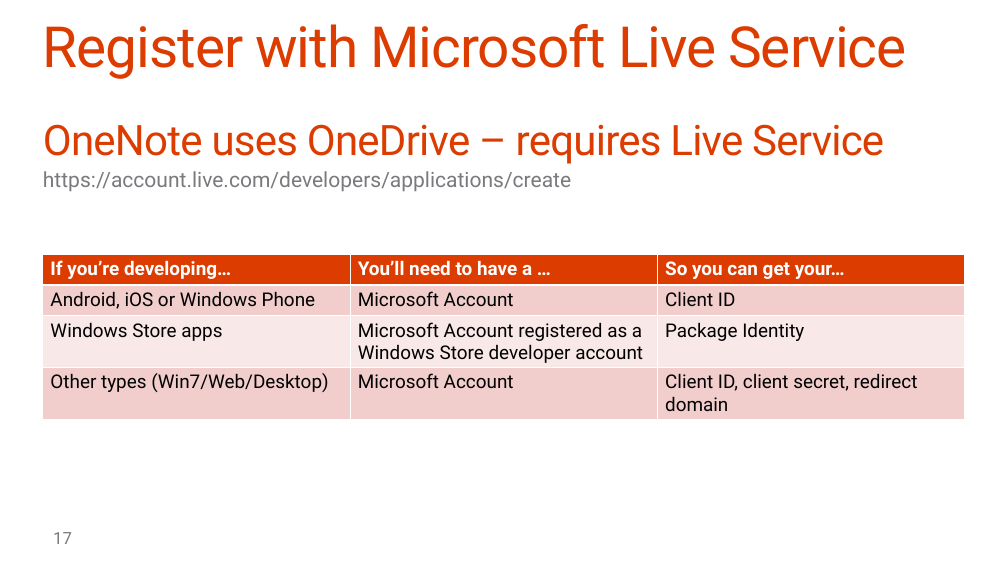
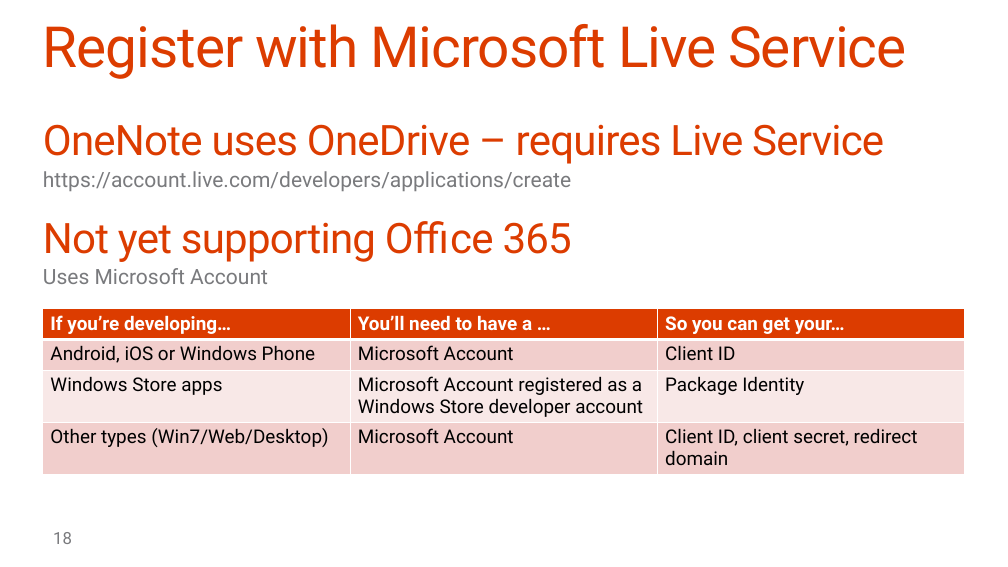
Before and after one commit to OfficeDev/TrainingContent, a slide deck: slide 18 of O3653-7 Deep Dive into the Office 365 APIs for OneNote services/O3653-7 Deep Dive into the Office 365 APIs for OneNote services.pptx (slide 17 before the commit). Drawn at 1008x567 pixels with LibreOffice and Linux fonts; fonts in the diff are those of the drawing; background and template pictures are left out. Boxes give left, top, right and bottom in pixels: in the first picture for what was removed or moved away, otherwise in the second. Text is boxed around its words. In the diff, an @@ line names an element or a change of style, - is before the commit and + after.

```diff
--- a/O3653-7 Deep Dive into the Office 365 APIs for OneNote services/O3653-7 Deep Dive into the Office 365 APIs for OneNote services.pptx
+++ b/O3653-7 Deep Dive into the Office 365 APIs for OneNote services/O3653-7 Deep Dive into the Office 365 APIs for OneNote services.pptx
@@ text at box(43, 221, 572, 284): paragraphs added @@
+Not yet supporting Office 365
+  Uses Microsoft Account
@@ table: place and size @@
-table at box(43, 255, 964, 422)
+table at box(43, 309, 964, 476)
@@ page number at box(53, 532, 72, 544): text changed @@
-17
+18
```
Also in this commit, not shown: 2 other slides changed, 1 slide added.
